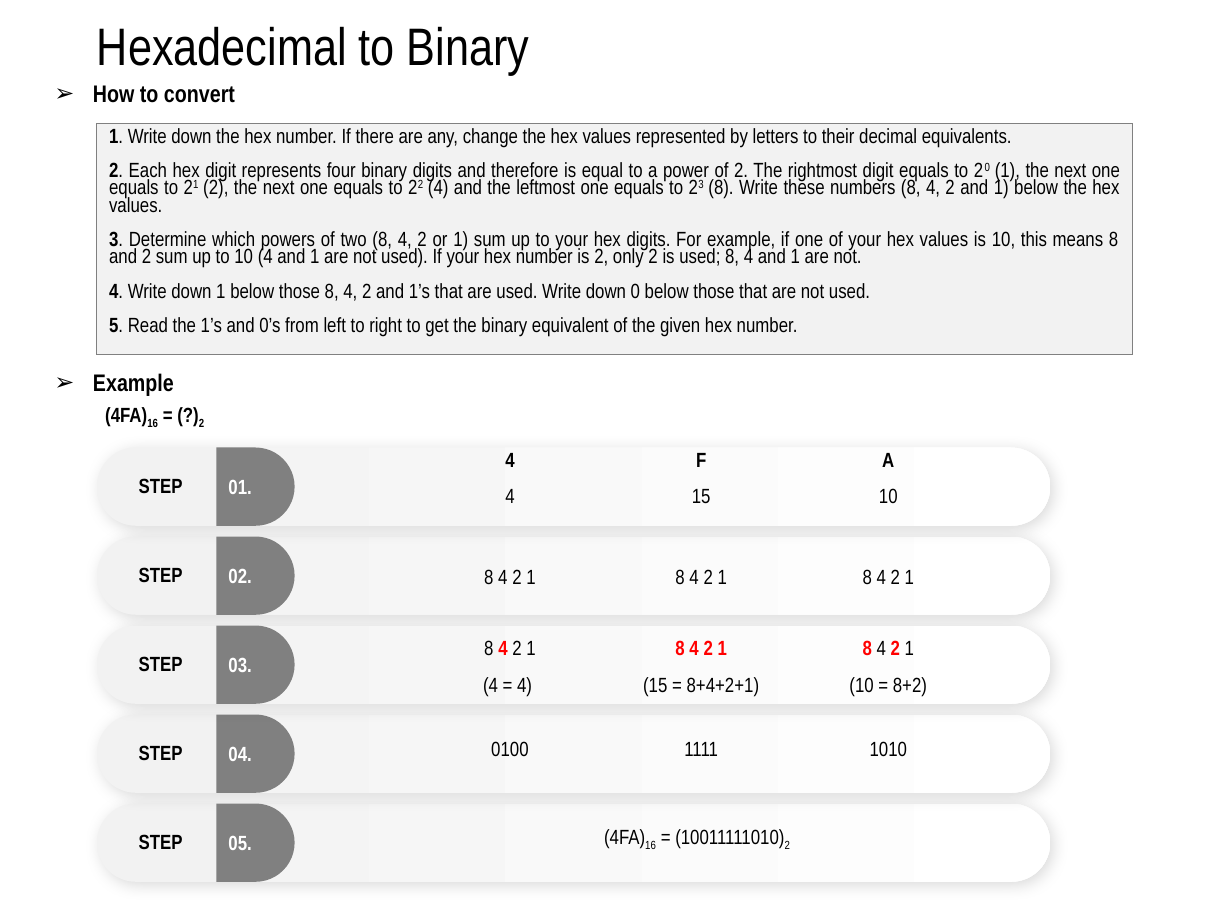
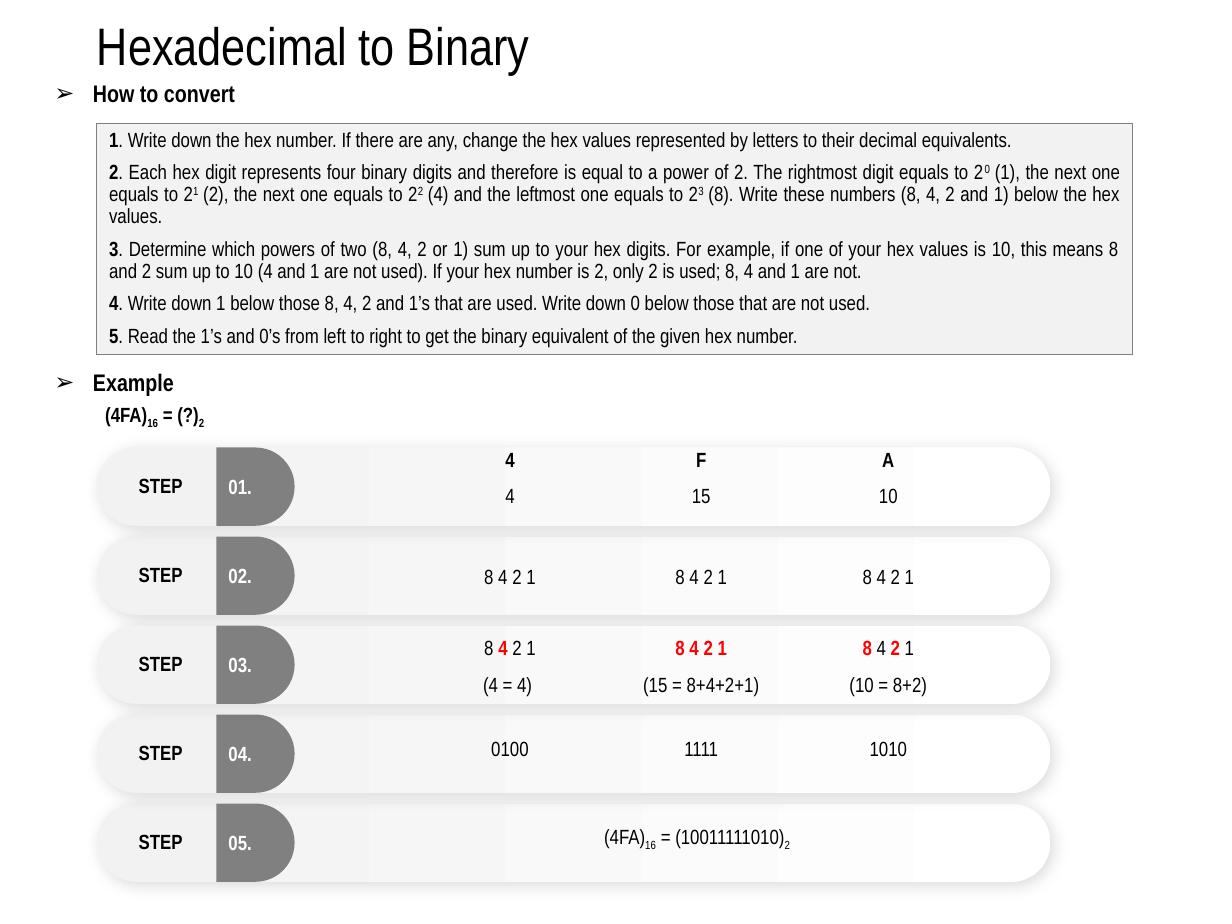
Before and after one commit to daoxuantruong/Demo, a slide deck: slide 12 of Numberic.pptx (slide 15 before the commit). Drawn at 1232x924 pixels with LibreOffice and Linux fonts; fonts in the diff are those of the drawing. Boxes give left, top, right and bottom in pixels: in the first picture for what was removed or moved away, otherwise in the second. Text is boxed around its words. In the diff, an @@ line names an element or a change of style, - is before the commit and + after.

```diff
--- a/Numberic.pptx
+++ b/Numberic.pptx
@@ subtitle "1. Write down the hex ..." at bbox=[97, 123, 1133, 355]: line spacing 0.7 to 0.9; less space between paragraphs @@
```
Also in this commit, not shown: 8 other slides changed, 2 slides removed, 4 other files.
